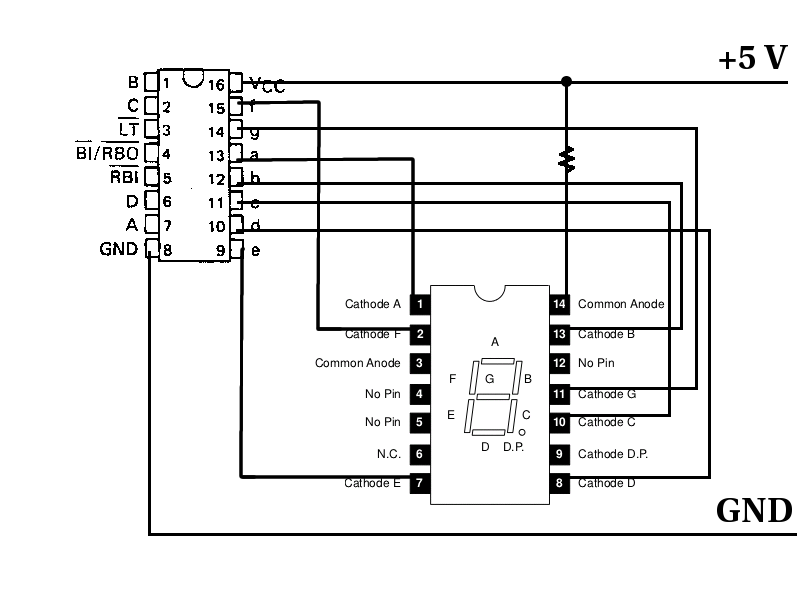
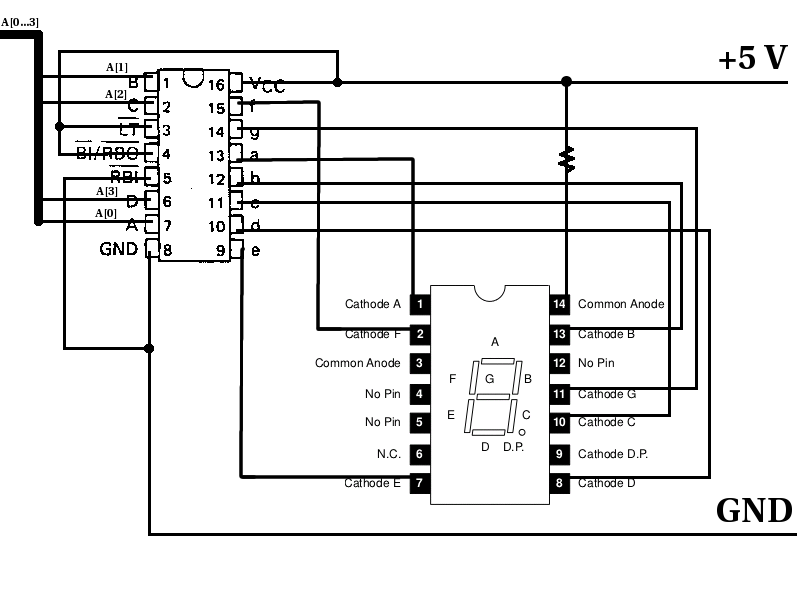
Revision of a layered w=800, h=600 image; what changed, layer by layer:
added layer "A[3]" above "A[2]" over (96, 187, 118, 197)
added layer "A[2]" above "A[1]" over (105, 90, 127, 100)
added layer "A[1]" above "A[0]" over (106, 63, 128, 73)
added layer "A[0]" above "A[0...3]" over (95, 209, 117, 219)
added layer "A[0...3]" above "New Layer" over (1, 18, 39, 28)
painted on "New Layer" over (0, 30, 342, 353)
